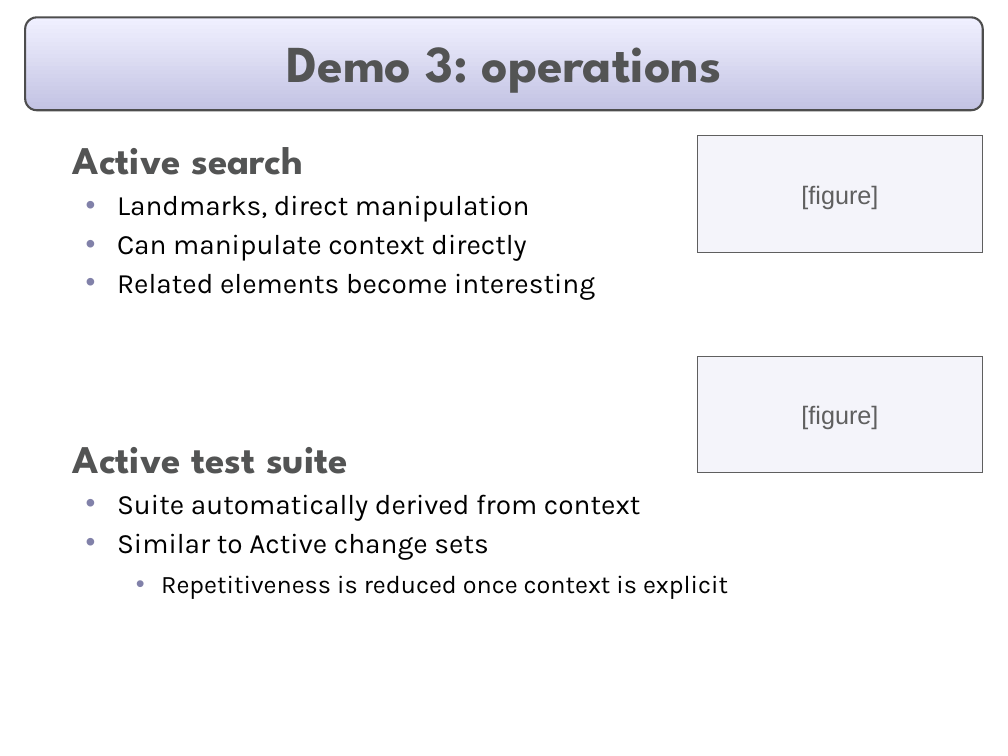
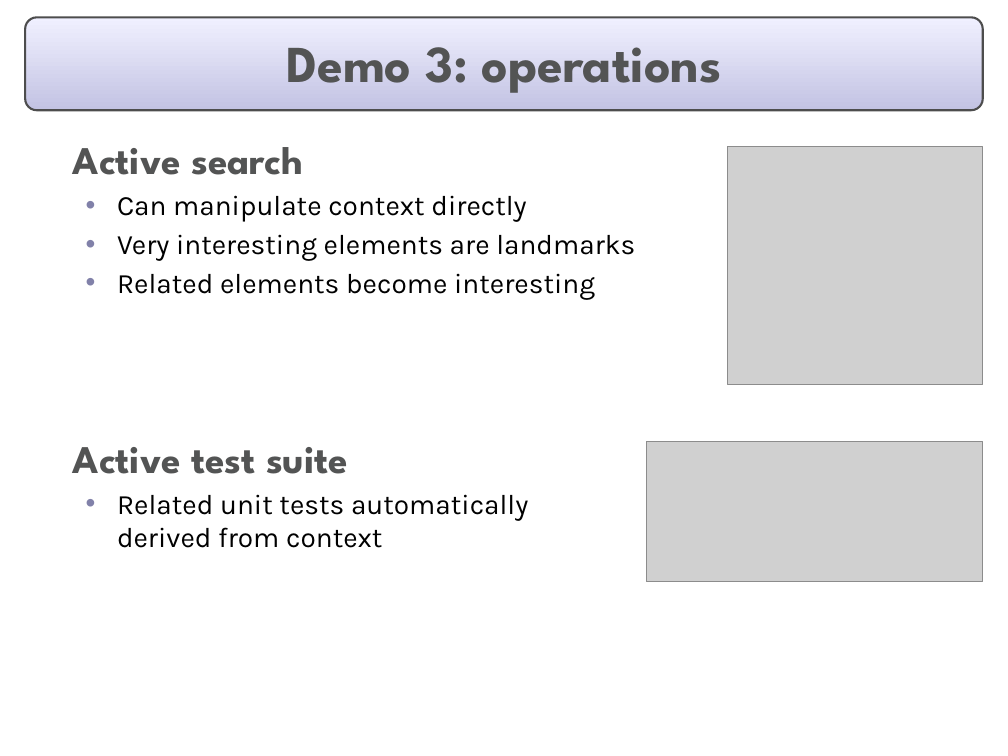
Before and after one commit to eclipse-mylyn/mylyn-website, a slide deck: slide 7 of publications/2006-03-mylar-eclipsecon.ppt. Drawn at 1008x756 pixels with LibreOffice and Linux fonts; fonts in the diff are those of the drawing; grey boxes stand for pictures. Boxes give left, top, right and bottom in pixels: in the first picture for what was removed or moved away, otherwise in the second. Text is boxed around its words. In the diff, an @@ line names an element or a change of style, - is before the commit and + after.

```diff
--- a/publications/2006-03-mylar-eclipsecon.ppt
+++ b/publications/2006-03-mylar-eclipsecon.ppt
@@ rectangle removed at (698,136,983,253) @@
-[figure]
@@ picture added at (728,146,983,384) @@
@@ text at (117,195,530,222): paragraph removed @@
-  • Landmarks, direct manipulation
@@ text at (117,234,635,261): paragraph added @@
+  • Very interesting elements are landmarks
@@ rectangle removed at (698,356,983,473) @@
-[figure]
@@ picture added at (646,442,983,583) @@
@@ text at (117,494,528,548): text changed @@
-  • Suite automatically derived from context
-  • Similar to Active change sets
-    • Repetitiveness is reduced once context is explicit
+  • Related unit tests automatically
+    derived from context
```
Also in this commit, not shown: 14 other slides changed.
